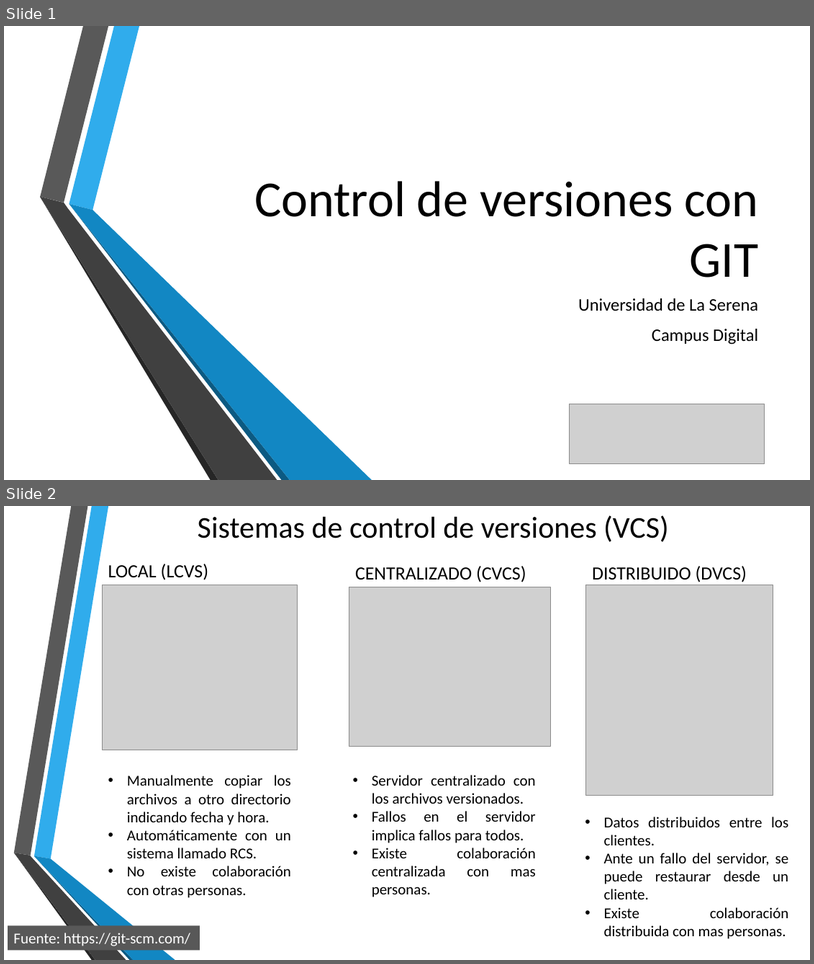
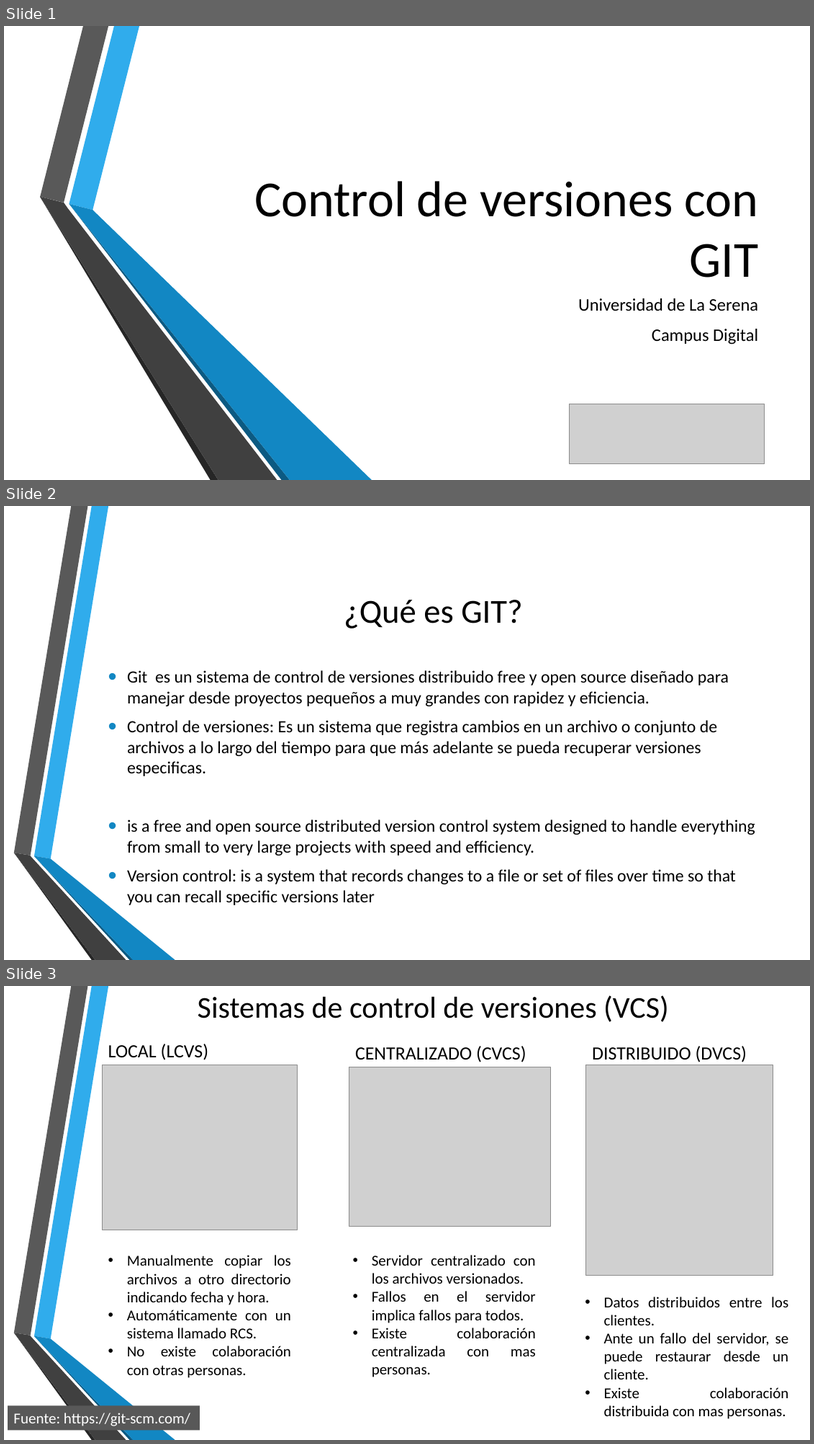
Before and after one commit to campus-digital/tutorialgit, a slide deck: documentos/Presentación3.pptx. Shown one above the other, each under a label of ours: slides 1 and 2 before the commit, slides 1, 2 and 3 after it. The pictures are 814x964 and 814x1444 pixels, drawn with LibreOffice and Linux fonts; fonts in the diff are those of the drawing; grey boxes stand for pictures; background and template pictures are left out. Boxes give left, top, right and bottom in pixels: in the first picture for what was removed or moved away, otherwise in the second. Text is boxed around its words. In the diff, an @@ line names an element or a change of style, - is before the commit and + after.

```diff
--- a/documentos/Presentación3.pptx
+++ b/documentos/Presentación3.pptx
@@ slide 2 added at (x1=4, y1=506, x2=810, y2=960), background picture (left out); not listed: 6 template elements that a slide beside it also shows @@
@@ title added at (x1=344, y1=600, x2=522, y2=628), 40 pt, text #000000 @@
+¿Qué es GIT?
@@ text added at (x1=127, y1=670, x2=756, y2=905), 20.4 pt, text #000000 @@
+• Git es un sistema de control de versiones distribuido free y open source diseñado para manejar desde proyectos pequeños a muy grandes con rapidez y eficiencia.
+• Control de versiones: Es un sistema que registra cambios en un archivo o conjunto de archivos a lo largo del tiempo para que más adelante se pueda recuperar versiones especificas.
+• is a free and open source distributed version control system designed to handle everything from small to very large projects with speed and efficiency.
+• Version control: is a system that records changes to a file or set of files over time so that you can recall specific versions later
@@ what was slide 2 is now slide 3 @@
```
Also in this commit, not shown: 1 slide changed, 5 other slides added, 1 other file.
